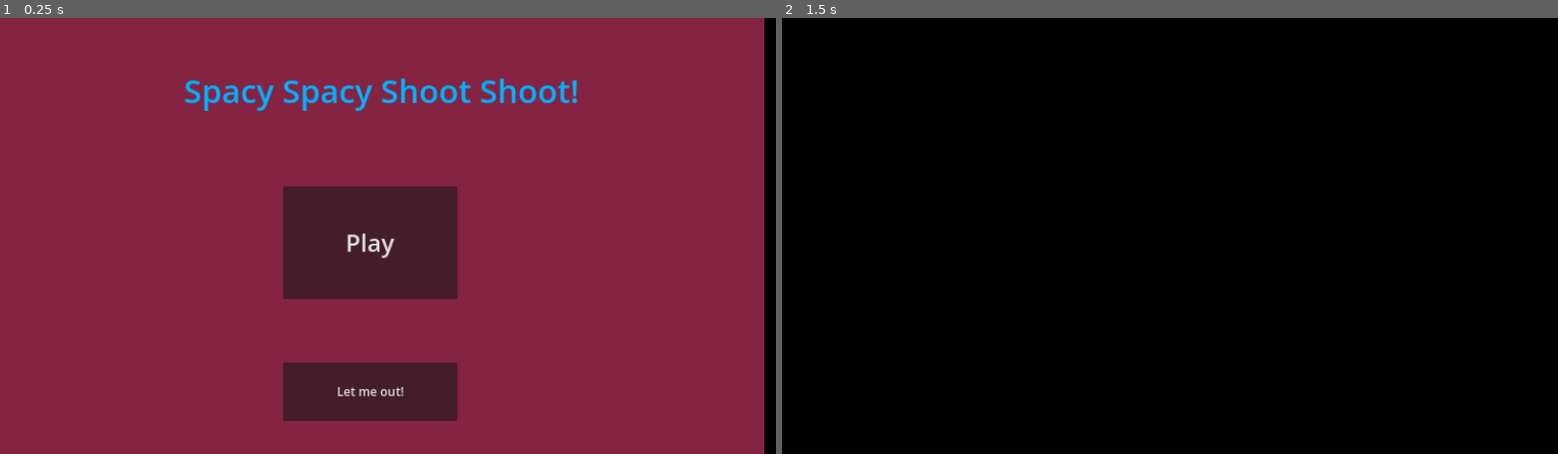
Above: before the commit, frames 1-2 (left to right).
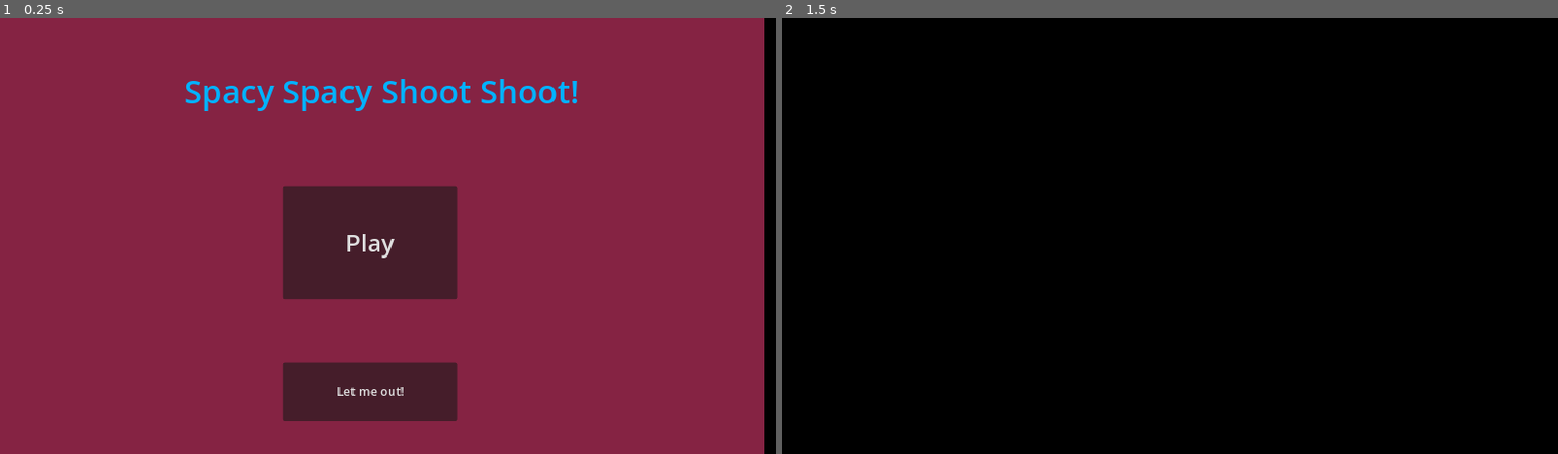
Above: after the commit, the same moments.

Repository: gregmalcolm/spacy-spacy-pew-pew
Game: Godot game, scene res://TitleScreen/title_screen.tscn
Two runs of this game, one before a commit and one after it. Both use one fixed random seed, a clock stepped at 60 frames per second and the inputs below.
Inputs:
- Up to frame 1 (0.25 s): no input
- Up to frame 2 (1.5 s): click "Play" at 0.5 s; tap Enter at 1.25 s

The runs differ from the first frame. In frame 1, 0.6% of the frame differs, in the area x 23-75%, y 13-87%; in frame 2, nothing differs.

Commit message:
Got a ship positioned

Diff:
--- a/Player/player.tscn
+++ b/Player/player.tscn
@@ -1,8 +1,83 @@
-[gd_scene load_steps=2 format=3 uid="uid://bvwy4ms4qg3h6"]
+[gd_scene load_steps=11 format=3 uid="uid://bvwy4ms4qg3h6"]
 
 [ext_resource type="Script" path="res://Player/player.gd" id="1_w4d3y"]
+[ext_resource type="Texture2D" uid="uid://2tr5tn0aw3yx" path="res://Assets/SpaceshipShooterGodot/Player/ship.png" id="2_xca04"]
+
+[sub_resource type="CapsuleShape2D" id="CapsuleShape2D_r624q"]
+radius = 7.0
+height = 18.0
+
+[sub_resource type="AtlasTexture" id="AtlasTexture_dh50r"]
+atlas = ExtResource("2_xca04")
+region = Rect2(0, 0, 16, 24)
+
+[sub_resource type="AtlasTexture" id="AtlasTexture_60tfj"]
+atlas = ExtResource("2_xca04")
+region = Rect2(0, 24, 16, 24)
+
+[sub_resource type="AtlasTexture" id="AtlasTexture_3u044"]
+atlas = ExtResource("2_xca04")
+region = Rect2(64, 0, 16, 24)
+
+[sub_resource type="AtlasTexture" id="AtlasTexture_vec3f"]
+atlas = ExtResource("2_xca04")
+region = Rect2(64, 24, 16, 24)
+
+[sub_resource type="AtlasTexture" id="AtlasTexture_piqog"]
+atlas = ExtResource("2_xca04")
+region = Rect2(32, 0, 16, 24)
+
+[sub_resource type="AtlasTexture" id="AtlasTexture_j423r"]
+atlas = ExtResource("2_xca04")
+region = Rect2(32, 24, 16, 24)
+
+[sub_resource type="SpriteFrames" id="SpriteFrames_x2ikk"]
+animations = [{
+"frames": [{
+"duration": 1.0,
+"texture": SubResource("AtlasTexture_dh50r")
+}, {
+"duration": 1.0,
+"texture": SubResource("AtlasTexture_60tfj")
+}],
+"loop": true,
+"name": &"FullLeft",
+"speed": 12.0
+}, {
+"frames": [{
+"duration": 1.0,
+"texture": SubResource("AtlasTexture_3u044")
+}, {
+"duration": 1.0,
+"texture": SubResource("AtlasTexture_vec3f")
+}],
+"loop": true,
+"name": &"FullRight",
+"speed": 12.0
+}, {
+"frames": [{
+"duration": 1.0,
+"texture": SubResource("AtlasTexture_piqog")
+}, {
+"duration": 1.0,
+"texture": SubResource("AtlasTexture_j423r")
+}],
+"loop": true,
+"name": &"Idle",
+"speed": 12.0
+}]
 
 [node name="Player" type="CharacterBody2D"]
 script = ExtResource("1_w4d3y")
 
 [node name="CollisionShape2D" type="CollisionShape2D" parent="."]
+position = Vector2(0, -3)
+shape = SubResource("CapsuleShape2D_r624q")
+
+[node name="AnimatedSprite2D" type="AnimatedSprite2D" parent="."]
+scale = Vector2(2, 2)
+sprite_frames = SubResource("SpriteFrames_x2ikk")
+animation = &"Idle"
+autoplay = "Idle"
+frame_progress = 0.290187
+metadata/_edit_lock_ = true
--- a/World/world.tscn
+++ b/World/world.tscn
@@ -1,6 +1,10 @@
-[gd_scene load_steps=2 format=3 uid="uid://cn4dhpkb03dc"]
+[gd_scene load_steps=3 format=3 uid="uid://cn4dhpkb03dc"]
 
 [ext_resource type="Script" path="res://World/world.gd" id="1_a214h"]
+[ext_resource type="PackedScene" uid="uid://bvwy4ms4qg3h6" path="res://Player/player.tscn" id="2_1htsu"]
 
 [node name="World" type="Node2D"]
 script = ExtResource("1_a214h")
+
+[node name="Player" parent="." instance=ExtResource("2_1htsu")]
+position = Vector2(576, 518.4)
--- a/project.godot
+++ b/project.godot
@@ -23,5 +23,6 @@
 
 [rendering]
 
+textures/canvas_textures/default_texture_filter=0
 renderer/rendering_method="mobile"
 environment/defaults/default_clear_color=Color(0, 0, 0, 1)
